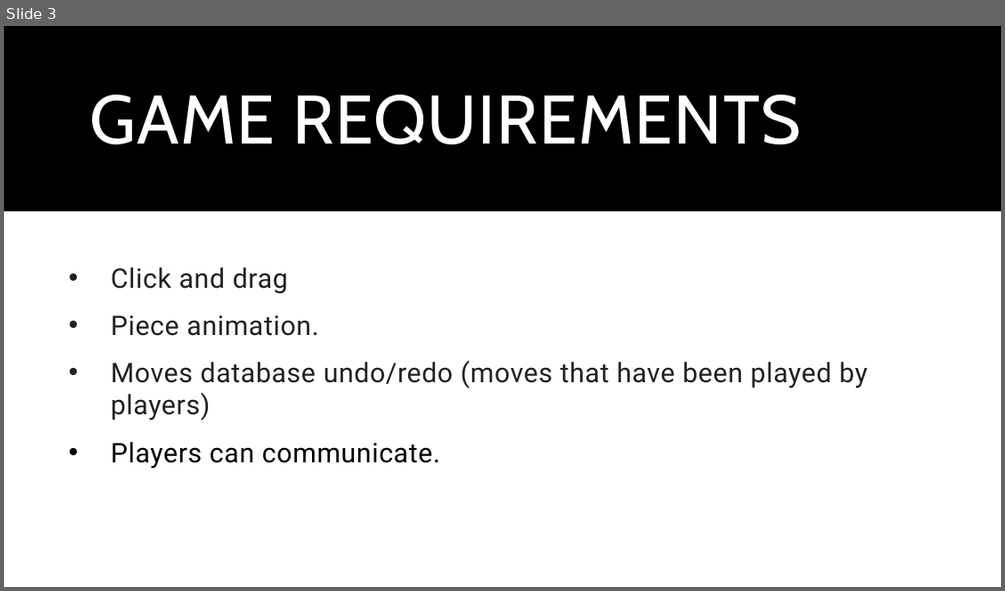
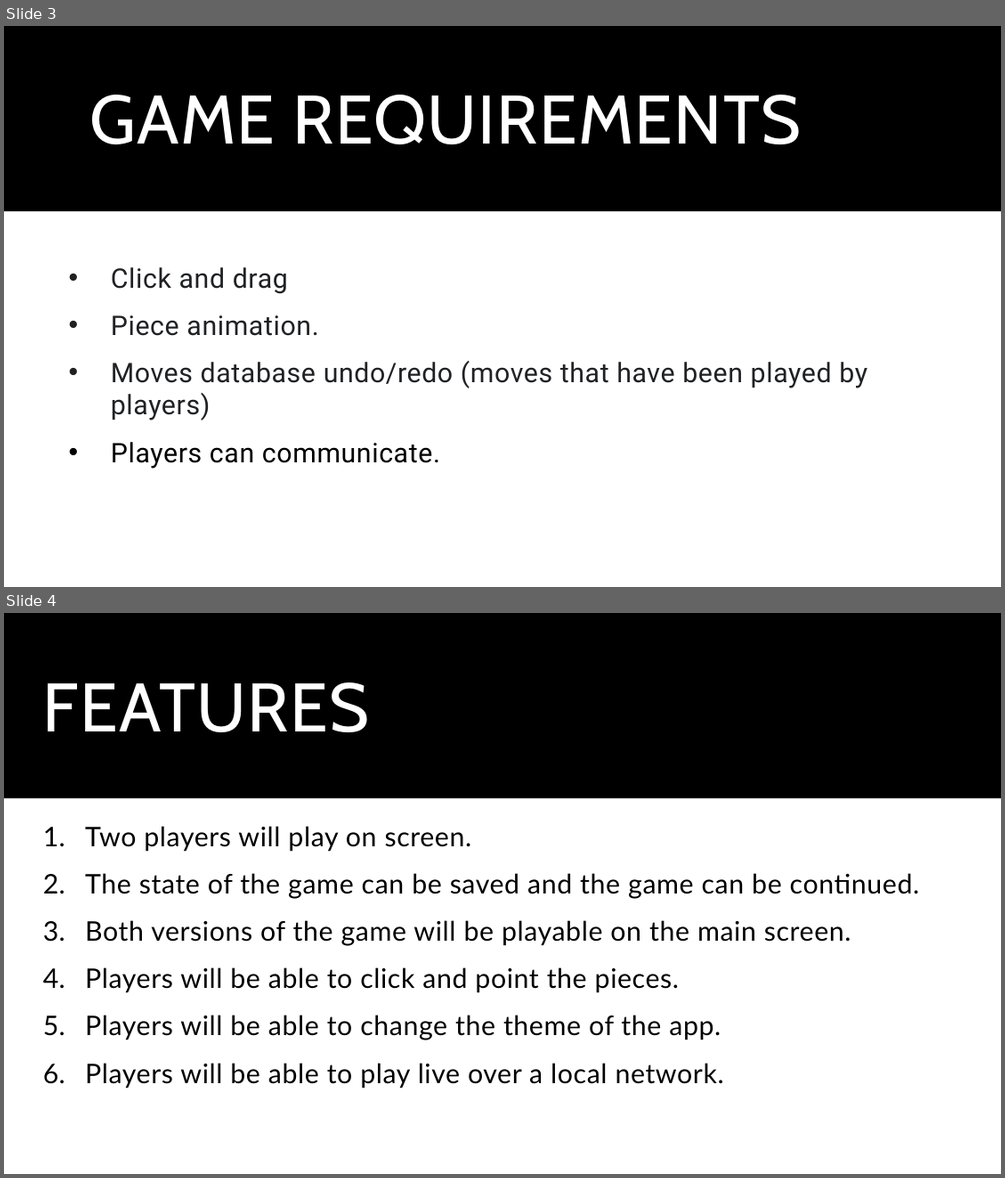
Before and after one commit to vinitop/workshop_team3, a slide deck: doc/checkers_game.pptx. Shown one above the other, each under a label of ours: slide 3 before the commit, slides 3 and 4 after it. The pictures are 1005x591 and 1005x1178 pixels, drawn with LibreOffice and Linux fonts; fonts in the diff are those of the drawing. Boxes give left, top, right and bottom in pixels: in the first picture for what was removed or moved away, otherwise in the second. Text is boxed around its words. In the diff, an @@ line names an element or a change of style, - is before the commit and + after.

Commit message:
Added features in doc

```diff
--- a/doc/checkers_game.pptx
+++ b/doc/checkers_game.pptx
@@ slide 4 added at (x1=4, y1=613, x2=1001, y2=1174), background #FFFFFF; not listed: 1 template element that a slide beside it also shows @@
@@ title added at (x1=43, y1=682, x2=369, y2=732), 66 pt, text #FFFFFF @@
+FEATURES
@@ text added at (x1=85, y1=826, x2=920, y2=1087), 26 pt, text #000000 @@
+1. Two players will play on screen.
+2. The state of the game can be saved and the game can be continued.
+3. Both versions of the game will be playable on the main screen.
+4. Players will be able to click and point the pieces.
+5. Players will be able to change the theme of the app.
+6. Players will be able to play live over a local network.
```
Also in this commit, not shown: 1 other slide added.
